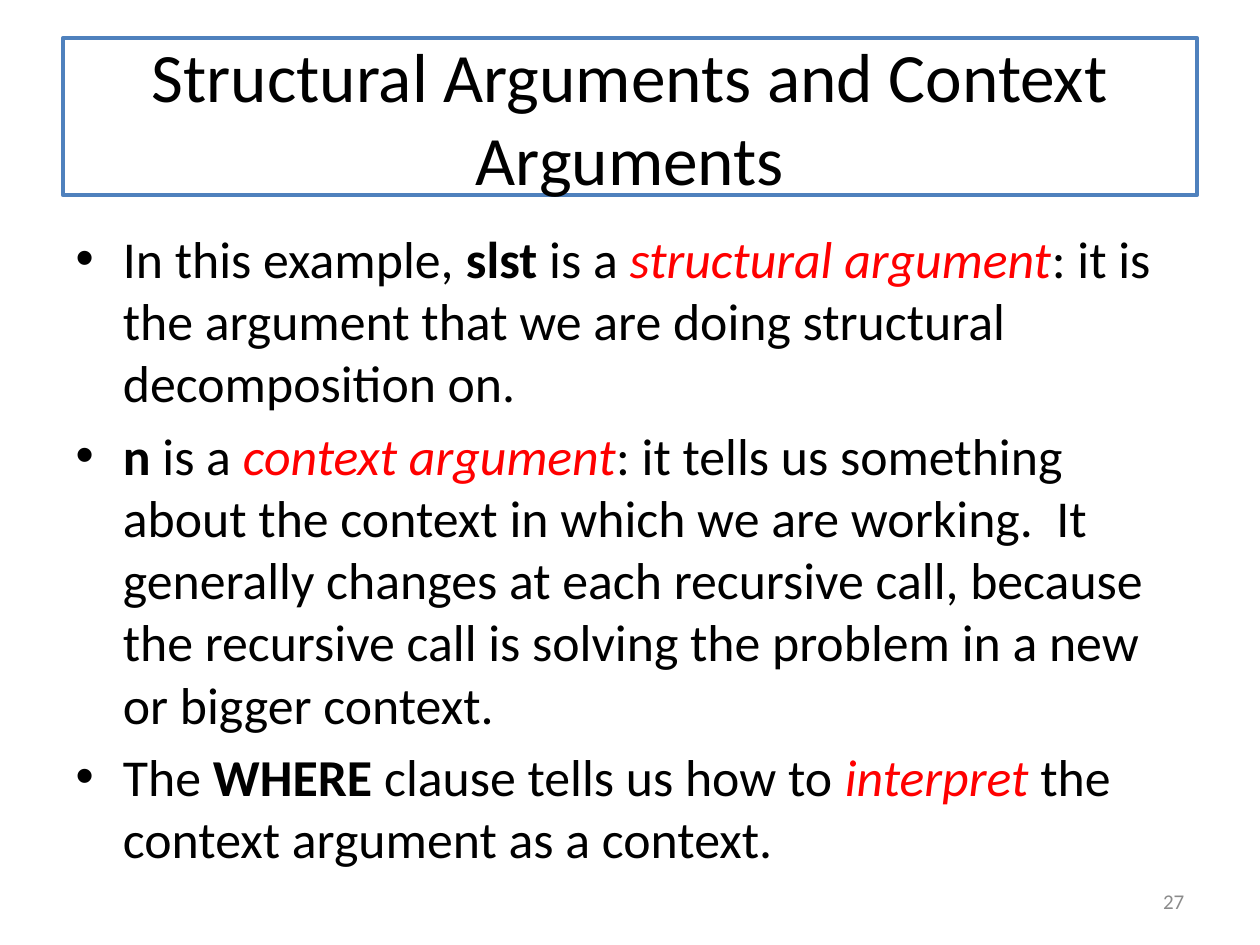
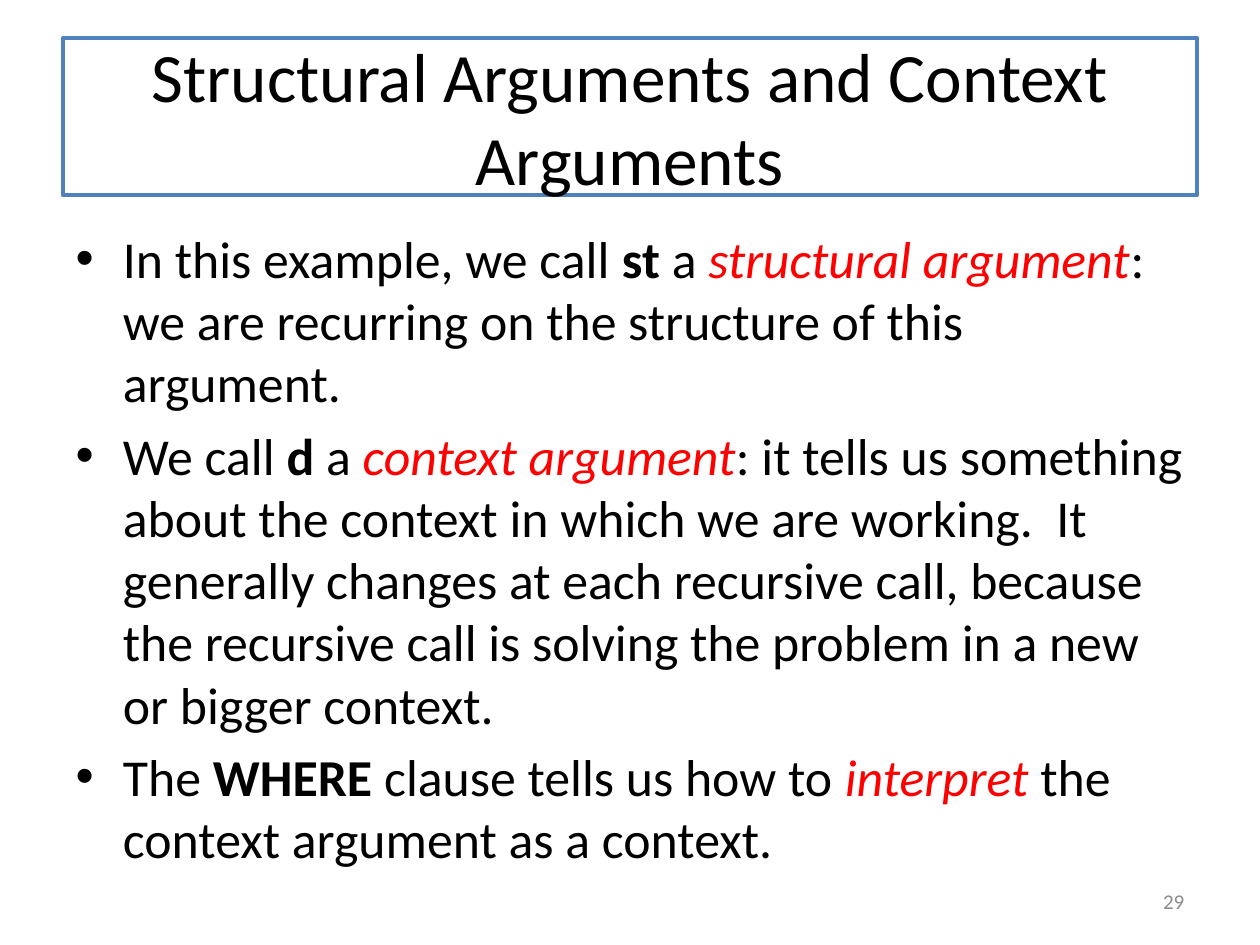
Before and after one commit to mwand/cs5010f17, a slide deck: slide 29 of Slides/Lesson 7.1-7.3 Invariants Combined.pptx (slide 27 before the commit). Drawn at 1260x945 pixels with LibreOffice and Linux fonts; fonts in the diff are those of the drawing. Boxes give left, top, right and bottom in pixels: in the first picture for what was removed or moved away, otherwise in the second. Text is boxed around its words. In the diff, an @@ line names an element or a change of style, - is before the commit and + after.

```diff
--- a/Slides/Lesson 7.1-7.3 Invariants Combined.pptx
+++ b/Slides/Lesson 7.1-7.3 Invariants Combined.pptx
@@ text at <box>123,242,1182,733</box>: text changed @@
-• In this example, slst is a structural argument: it is the argument that we are doing structural decomposition on.
-• n is a context argument: it tells us something about the context in which we are working. It generally changes at each recursive call, because the recursive call is solving the problem in a new or bigger context.
+• In this example, we call st a structural argument: we are recurring on the structure of this argument.
+• We call d a context argument: it tells us something about the context in which we are working. It generally changes at each recursive call, because the recursive call is solving the problem in a new or bigger context.
@@ page number at <box>1163,895,1184,909</box>: text changed @@
-27
+29
```
Also in this commit, not shown: 8 other slides changed, 3 slides added, 1 slide removed, 1 other file.
